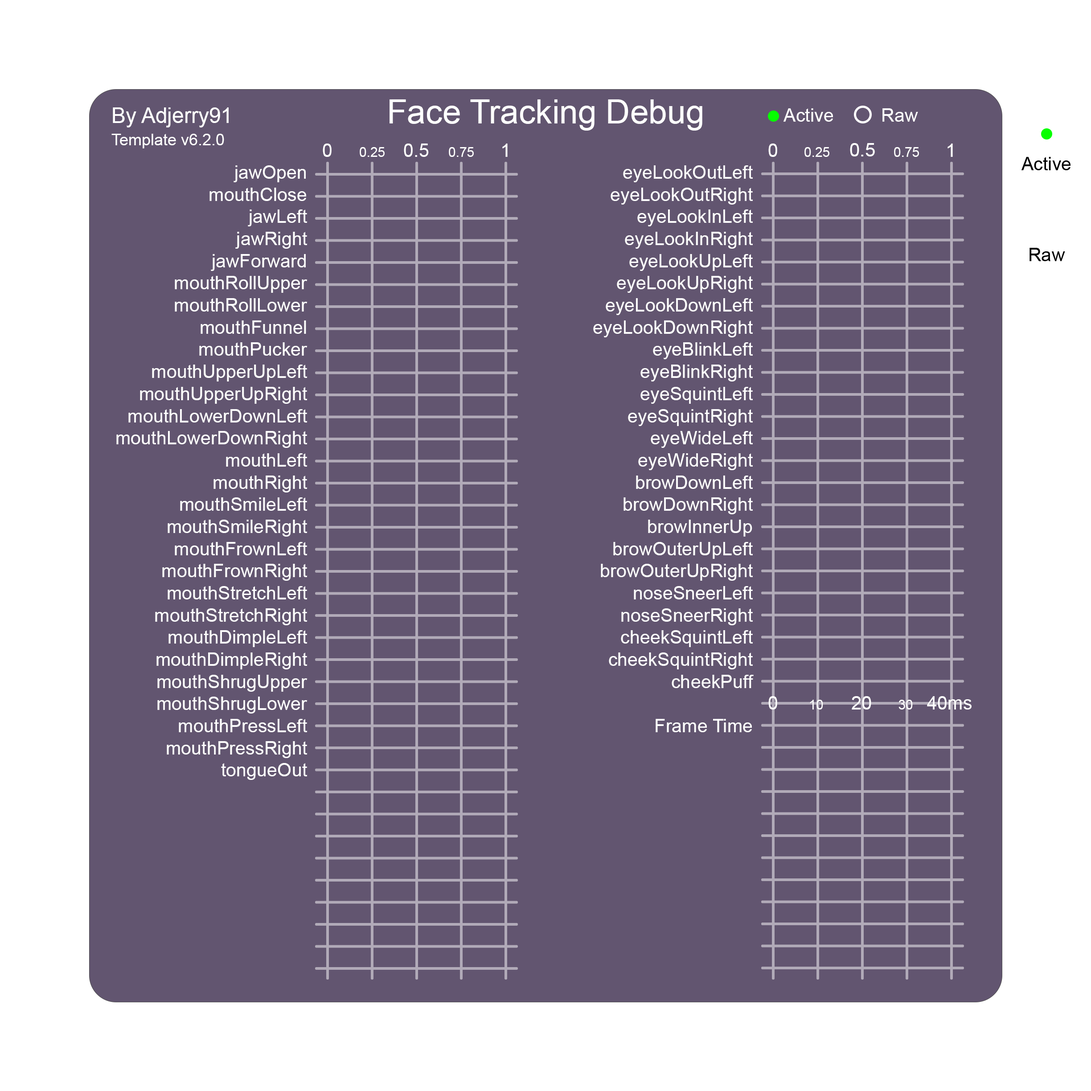
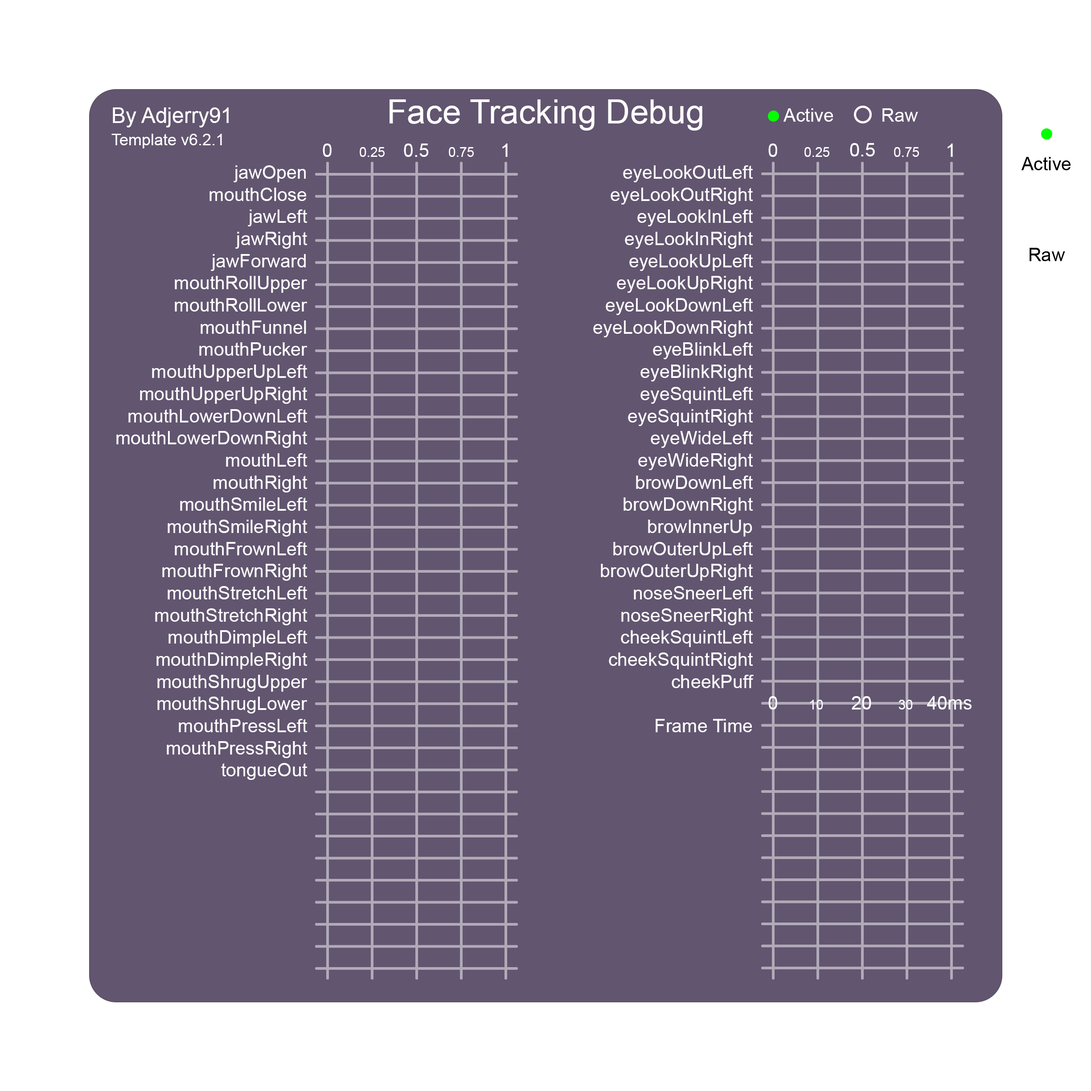
Revision of a layered 1091 x 1091 image; what changed, layer by layer:
painted on "Template Version" over [216, 133, 225, 146]
